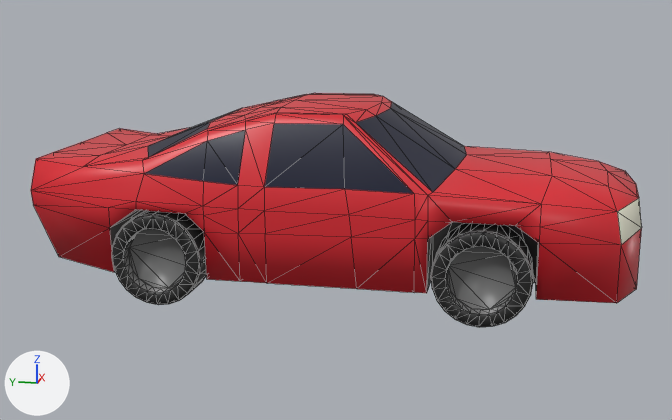
The OBJ model assets/meshes/car.obj, before and after one commit.
Both versions are drawn from a 50 mm camera at (-6.52, -1.31, 2.13) aimed at (-0.05, -0.01, 0.51). Lighting does not change. The marker at lower left points along +X, +Y and +Z. Mesh edges are drawn as thin lines. Where no turn or scale is listed for an object, it has been applied to the vertices.

The older version as bpy lines, for what is in view:
```python
me_car = bpy.data.meshes.new('Car')
me_car.from_pydata(...)  # 687 vertices, 1266 faces; spans x -0.88..0.88, y -2.12..1.98, z -0.01..1.3
# faces by material slot: [318, 28, 576, 336, 4, 4]
me_car.materials.append(mat_car_body)  # red #dc2933
me_car.materials.append(mat_window)  # dark blue #111631
me_car.materials.append(mat_tire)  # black #232323
me_car.materials.append(mat_metal)  # grey #717171
me_car.materials.append(mat_taillight)  # orange #ff7200
me_car.materials.append(mat_headlight)  # white #e7e5d1
ob_car = bpy.data.objects.new('Car', me_car)
ob_car.location = (0.0, 0.0, 0.0)
```
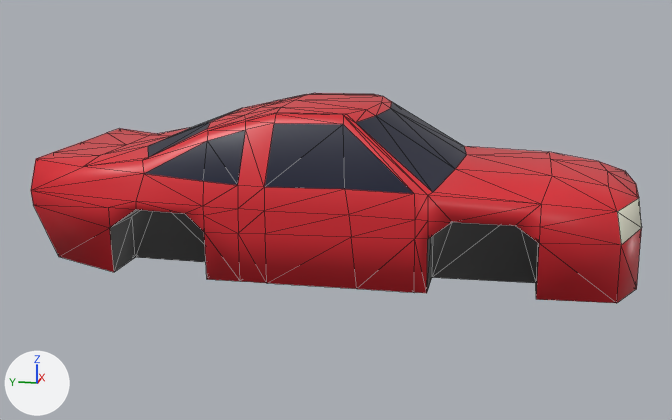
Pixel boxes [x1, y1, x2, y2] of what changed, in the pictures (672 x 420 px):
'Car', reshaped (10% shorter): before [31, 93, 642, 327]; after [31, 93, 642, 303]
part 1 of me_car, deleted: before [112, 210, 207, 305]
part 2 of me_car, deleted: before [431, 223, 533, 327]

Diff of the bpy script that builds the scene:
```diff
--- a/assets/meshes/car.obj.py
+++ b/assets/meshes/car.obj.py
@@ me_car @@
 me_car.from_pydata(...)  # 687 vertices, 1266 faces; spans x -0.88..0.88, y -2.12..1.98, z -0.01..1.3
 # used by ob_car; location = (0.0, 0.0, 0.0)
+# me_car part 1: the loose piece of 120 vertices spanning x -0.88..-0.59, y 0.75..1.38, z -0.01..0.63 is deleted
+# me_car part 2: the loose piece of 120 vertices spanning x -0.88..-0.59, y -1.42..-0.79, z -0.01..0.63 is deleted
 me_car.materials.append(mat_car_body)
 me_car.materials.append(mat_window)
-me_car.materials.append(mat_tire)  # black #232323
 me_car.materials.append(mat_metal)
```
